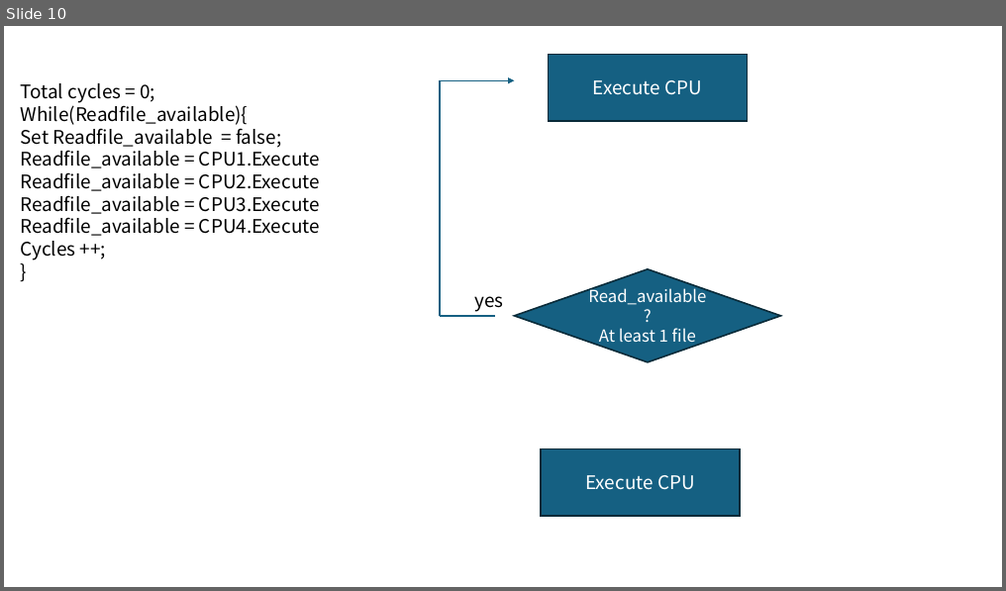
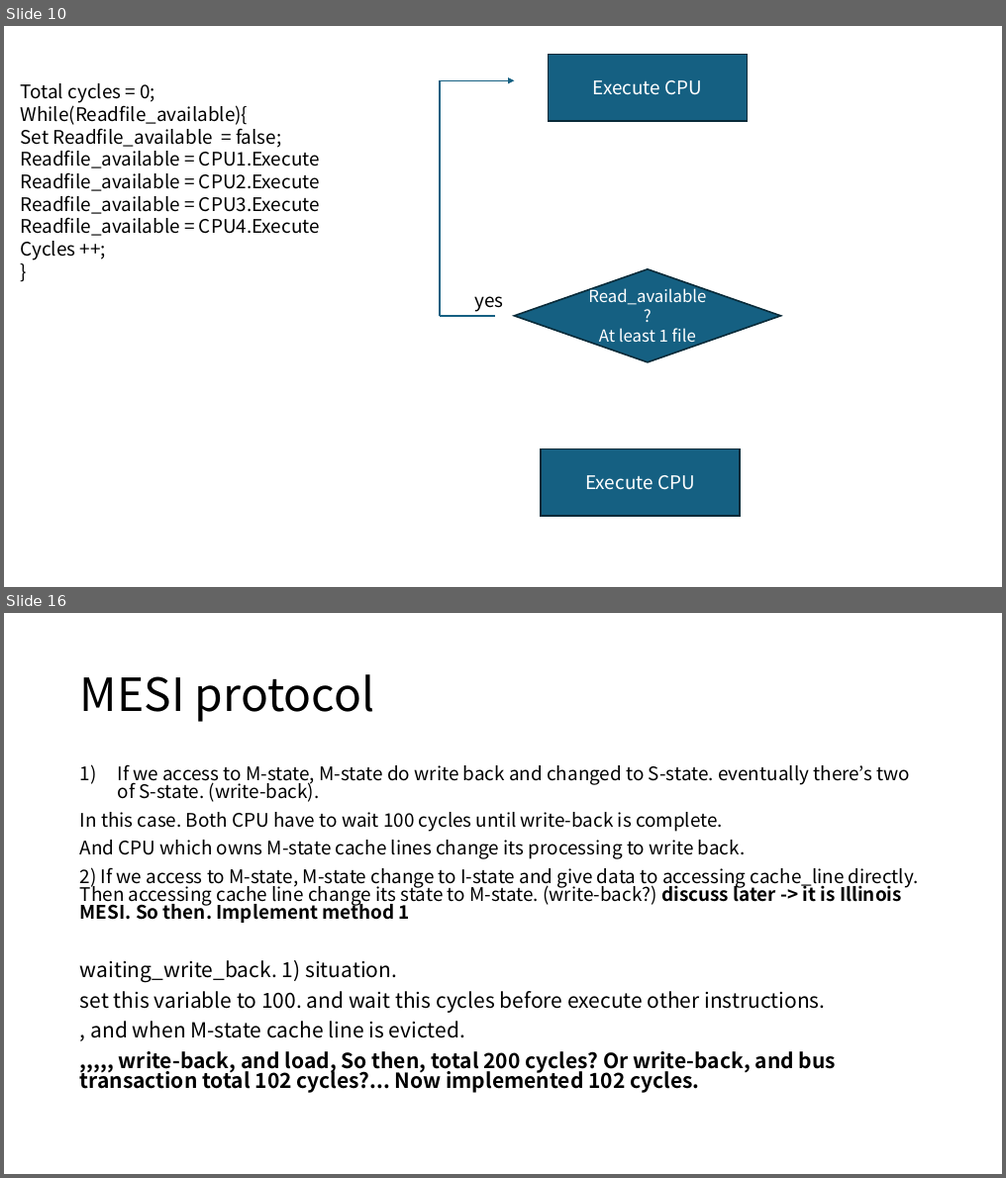
Before and after one commit to GillchLee/CS4223, a slide deck: assignment2/Assignment2.pptx. Shown one above the other, each under a label of ours: slide 10 before the commit, slides 10 and 16 after it; the slides between them are not shown. The pictures are 1006x591 and 1006x1178 pixels, drawn with LibreOffice and Linux fonts; fonts in the diff are those of the drawing. Boxes give left, top, right and bottom in pixels: in the first picture for what was removed or moved away, otherwise in the second. Text is boxed around its words. In the diff, an @@ line names an element or a change of style, - is before the commit and + after.

Commit message:
MESI protocol ( store instruction update)

```diff
--- a/assignment2/Assignment2.pptx
+++ b/assignment2/Assignment2.pptx
@@ slide 16 added at (4, 613, 1002, 1174), background #FFFFFF @@
@@ title added at (80, 674, 375, 722), 44 pt, text #000000 @@
+MESI protocol
@@ text added at (80, 764, 919, 1093), 18 pt, text #000000 @@
+1) If we access to M-state, M-state do write back and changed to S-state. eventually there’s two of S-state. (write-back).
+In this case. Both CPU have to wait 100 cycles until write-back is complete.
+And CPU which owns M-state cache lines change its processing to write back.
+2) If we access to M-state, M-state change to I-state and give data to accessing cache_line directly. Then accessing cache line change its state to M-state. (write-back?) discuss later -> it is Illinois MESI. So then. Implement method 1
+waiting_write_back. 1) situation.
+set this variable to 100. and wait this cycles before execute other instructions.
+, and when M-state cache line is evicted.
+,,,,, write-back, and load, So then, total 200 cycles? Or write-back, and bus transaction total 102 cycles?... Now implemented 102 cycles.
```
Also in this commit, not shown: 1 slide changed, 8 other slides added, 1 other file.
